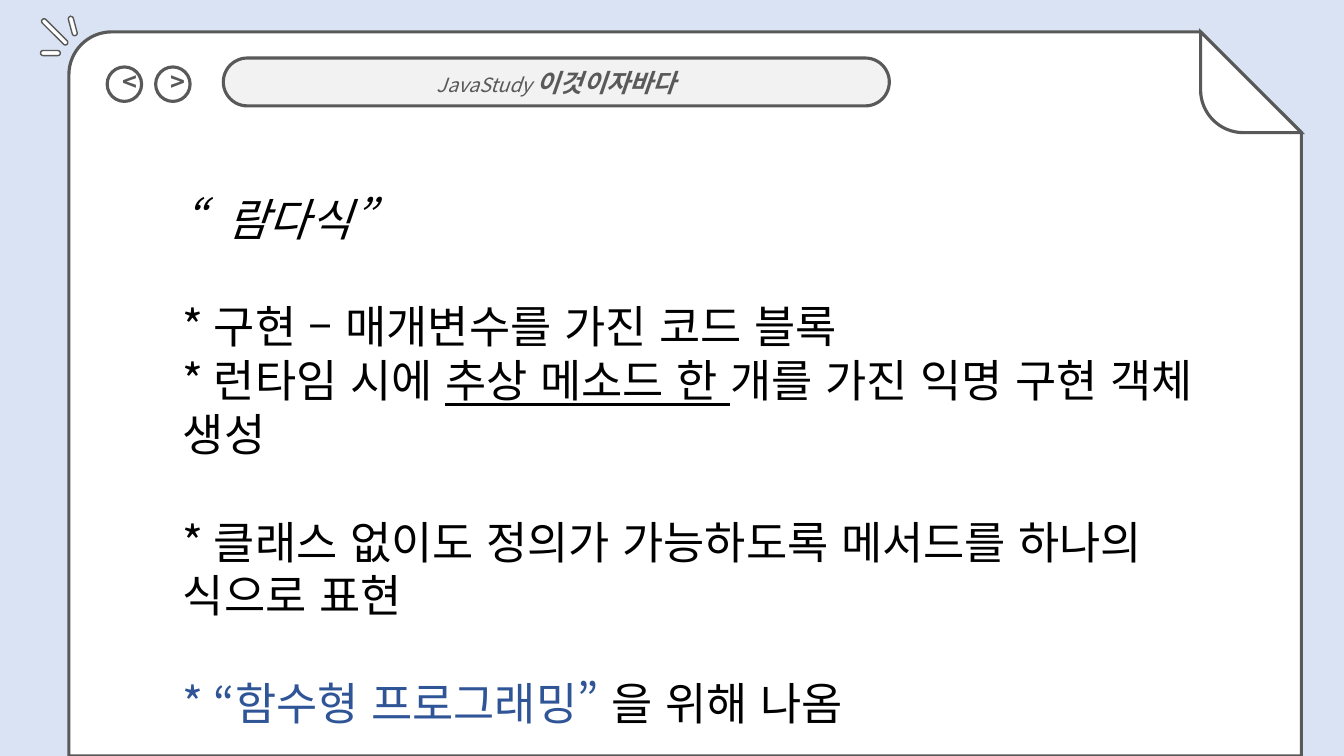
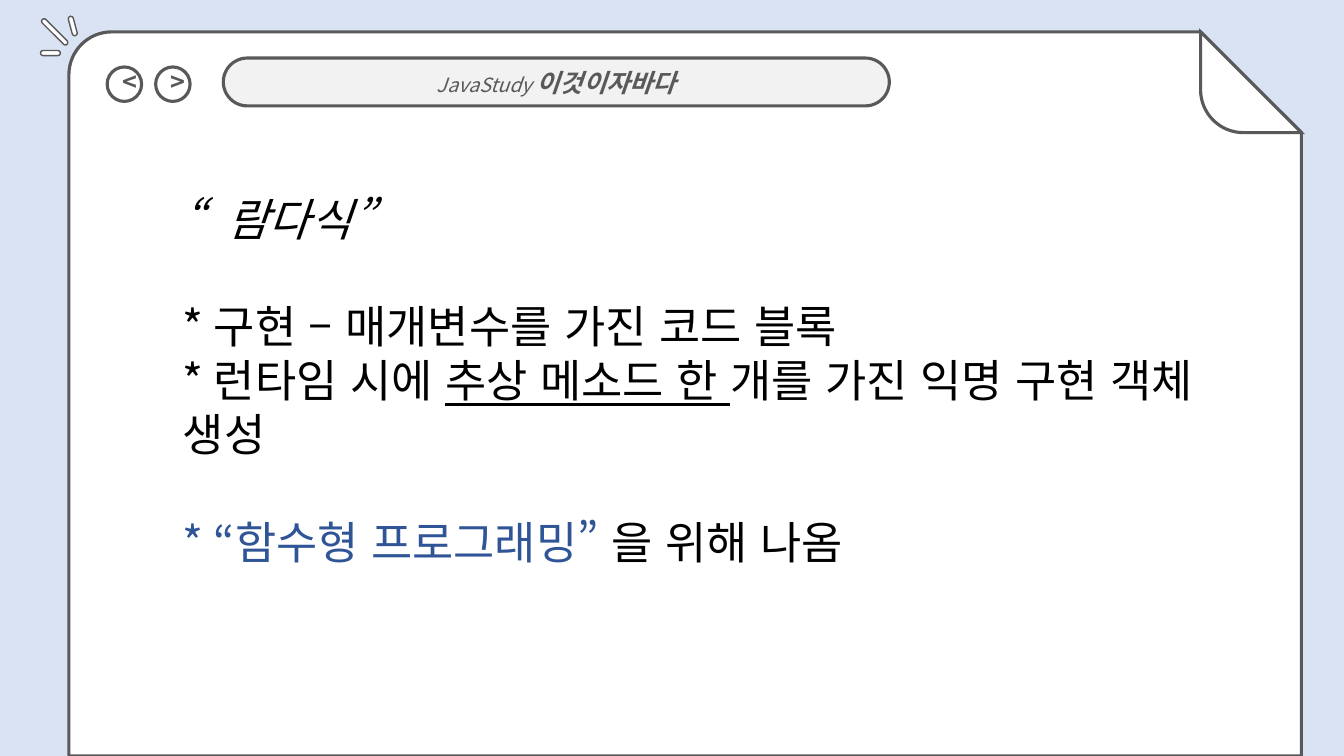
Before and after one commit to jihyyeshin/2019-1-Javastudy, a slide deck: slide 3 of 4주차/4.4 신지혜 발표자료.pptx. Drawn at 1344x756 pixels with LibreOffice and Linux fonts; fonts in the diff are those of the drawing. Boxes give left, top, right and bottom in pixels: in the first picture for what was removed or moved away, otherwise in the second. Text is boxed around its words. In the diff, an @@ line names an element or a change of style, - is before the commit and + after.

Commit message:
190404

```diff
--- a/4주차/4.4 신지혜 발표자료.pptx
+++ b/4주차/4.4 신지혜 발표자료.pptx
@@ text at bbox=[183, 522, 1142, 616]: paragraph removed @@
-* 클래스 없이도 정의가 가능하도록 메서드를 하나의 식으로 표현
```
Also in this commit, not shown: 1 other slide changed.
